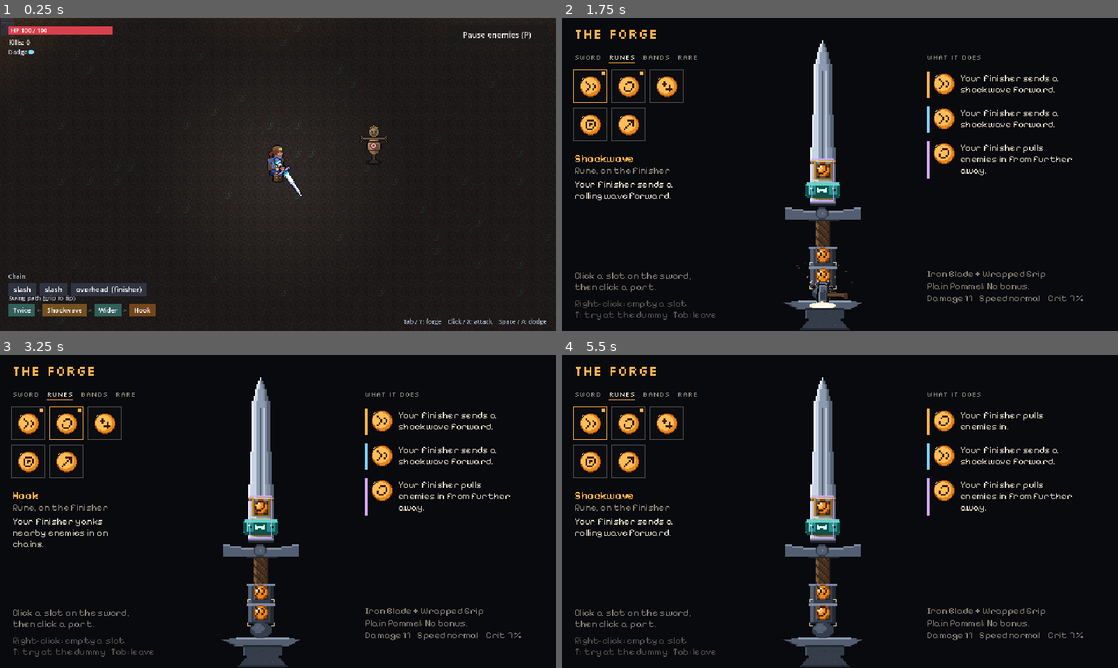
Above: before the commit, frames 1-4 (two rows, left to right).
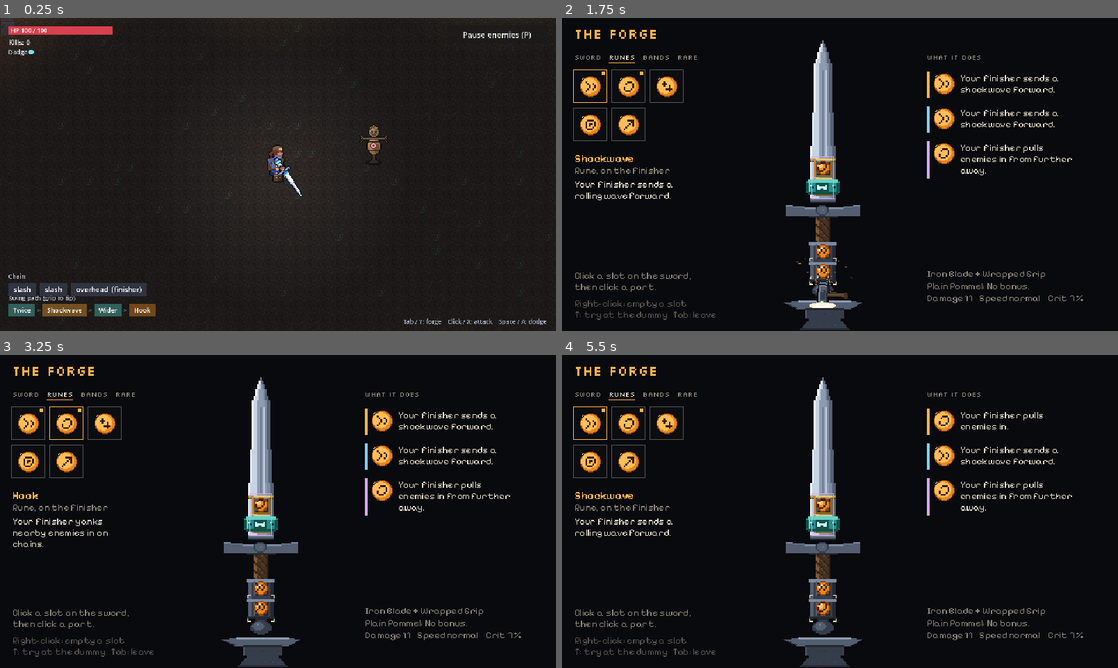
Above: after the commit, the same moments.

Repository: Durrannus/Modular-weapon-prototype
Game: Godot game, scene res://scenes/main.tscn
The game is run twice, just before and just after one commit, with the same random seed, the same clock (stepped at 60 frames per second) and the same inputs.
Inputs (mouse positions are in pixels of both pictures, inside the frame that each line leads up to):
- Up to frame 1 (0.25 s): no input
- Up to frame 2 (1.75 s): tap Enter (menu_place) at 0.5 s; move the mouse to (962, 158) at 0.52 s; hold D (move_right) 0.53-1.28 s; tap Tab (build) at 0.6, 1.55 s; click (962, 158) at 0.67 s; tap Space (dash) at 1.25 s; move the mouse to (728, 190) at 1.27 s; hold Escape (menu_back) from 1.28 s (still down); click (728, 190) at 1.35 s
- Up to frame 3 (3.25 s): move the mouse to (333, 442) at 2.02 s; release Escape (menu_back) at 2.03 s; hold D (move_right) 2.03-2.78 s; tap Tab (build) at 2.1, 3.05 s; move the mouse to (250, 574) at 2.77 s; hold W (move_up) from 2.78 s (still down); tap Space (dash) at 2.85 s; click (250, 574) at 2.92 s
- Up to frame 4 (5.5 s): tap Enter (menu_place) at 3.5 s; move the mouse to (1006, 558) at 3.52 s; release W (move_up) at 3.53 s; hold A (move_left) 3.53-5.03 s; tap P (toggle_spawning) at 3.6 s; tap Tab (build) at 3.8, 4.55, 5.3 s; move the mouse to (673, 464) at 4.27 s; tap Shift at 4.35 s; move the mouse to (867, 511) at 5.02 s; hold Escape (menu_back) from 5.03 s (still down); tap Backspace at 5.1 s; click (867, 511) at 5.17 s

The runs differ from the first frame. In frame 1, less than 0.1% of the frame differs, in the area x 49-51%, y 44-46%; in frame 2, 1.6%; in frame 3, 1.7%; in frame 4, 1.7%, in the area x 40-54%, y 7-91%.

Commit message:
Draw pommels on the sword with the art thread's sprites
Grips are re-exported without the baked-in knob; the pommel is drawn at
each grip's pommel_at, in hand and in the forge, with tray icons.

Co-Authored-By: Claude Opus 5.5 <noreply@anthropic.com>
Claude-Session: https://claude.ai/code/session_01PcDKVniojiiBvqTMPVHUry

Diff:
--- a/art/swing/swing_path.json
+++ b/art/swing/swing_path.json
@@ -168,6 +168,10 @@
     "pivot": [
      7.5,
      5.5
+    ],
+    "pommel_at": [
+     0,
+     12
     ]
    },
    "forge": {
@@ -186,6 +190,10 @@
     "pivot": [
      22.5,
      16.5
+    ],
+    "pommel_at": [
+     0,
+     36
     ]
    }
   },
@@ -216,6 +224,10 @@
     "pivot": [
      7.5,
      5.5
+    ],
+    "pommel_at": [
+     0,
+     16
     ]
    },
    "forge": {
@@ -240,6 +252,10 @@
     "pivot": [
      22.5,
      16.5
+    ],
+    "pommel_at": [
+     0,
+     48
     ]
    }
   },
@@ -276,6 +292,10 @@
     "pivot": [
      7.5,
      5.5
+    ],
+    "pommel_at": [
+     0,
+     20
     ]
    },
    "forge": {
@@ -306,6 +326,10 @@
     "pivot": [
      22.5,
      16.5
+    ],
+    "pommel_at": [
+     0,
+     60
     ]
    }
   },
@@ -336,6 +360,10 @@
     "pivot": [
      7.5,
      5.5
+    ],
+    "pommel_at": [
+     0,
+     19
     ]
    },
    "forge": {
@@ -360,6 +388,10 @@
     "pivot": [
      22.5,
      16.5
+    ],
+    "pommel_at": [
+     0,
+     57
     ]
    }
   },
@@ -390,6 +422,10 @@
     "pivot": [
      7.5,
      5.5
+    ],
+    "pommel_at": [
+     0,
+     16
     ]
    },
    "forge": {
@@ -414,6 +450,10 @@
     "pivot": [
      22.5,
      16.5
+    ],
+    "pommel_at": [
+     0,
+     48
     ]
    }
   }
@@ -849,5 +889,56 @@
    "text": "Rare. The bands on the rune below also boost the next rune above. One rule-bender per sword.",
    "note": "socket-sized like a rune stone; a violet cut gem"
   }
- }
+ },
+ "pommels": {
+  "plain_pommel": {
+   "name": "Plain Pommel",
+   "text": "No bonus.",
+   "hand_size": [
+    15,
+    4
+   ],
+   "forge_size": [
+    45,
+    12
+   ]
+  },
+  "keen_pommel": {
+   "name": "Keen Pommel",
+   "text": "Crit chance.",
+   "hand_size": [
+    15,
+    4
+   ],
+   "forge_size": [
+    45,
+    12
+   ]
+  },
+  "heavy_pommel": {
+   "name": "Heavy Pommel",
+   "text": "Crit damage.",
+   "hand_size": [
+    15,
+    4
+   ],
+   "forge_size": [
+    45,
+    12
+   ]
+  },
+  "light_pommel": {
+   "name": "Light Pommel",
+   "text": "Swing speed.",
+   "hand_size": [
+    15,
+    4
+   ],
+   "forge_size": [
+    45,
+    12
+   ]
+  }
+ },
+ "note_pommels": "Grips no longer have a knob baked in. Draw pommels/<id>_<scale>.png at the grip's pommel_at (plus the grip's offset in the sword frame), after the grip. The Ringed Grip keeps its band and its pommel hangs below it."
 }
--- a/scripts/player.gd
+++ b/scripts/player.gd
@@ -1068,7 +1068,7 @@
 	weapon_layer.draw_set_transform(hand, angle + PI * 0.5, Vector2(Art.PIXEL, Art.PIXEL))
 	var blade: String = weapon["blade"]
 	var grip: String = weapon["grip"]
-	SwordArt.draw(weapon_layer, blade, grip, weapon["line"], "hand", _slot_glow(), -SwordArt.pivot(blade, grip, "hand"))
+	SwordArt.draw(weapon_layer, blade, grip, weapon["line"], "hand", _slot_glow(), -SwordArt.pivot(blade, grip, "hand"), Color.WHITE, str(weapon.get("pommel", "plain_pommel")))
 	# The fist goes on the grip, on top of the sword.
 	var fist := Art.texture("body/hand.png")
 	if fist != null:
--- a/scripts/ui/swing_forge.gd
+++ b/scripts/ui/swing_forge.gd
@@ -399,7 +399,11 @@
 					_:
 						root.draw_colored_polygon(PackedVector2Array([center + Vector2(0, -8), center + Vector2(7, 0), center + Vector2(0, 8), center + Vector2(-7, 0)]), c)
 		"pommels":
-			# No pommel art yet: a round knob in the pommel's colour.
+			var ptex := Art.texture("swing/pommels/%s_icon.png" % id)
+			if ptex != null:
+				root.draw_texture(ptex, (center - ptex.get_size() * 0.5).round())
+				return
+			# No art: a round knob in the pommel's colour.
 			var pc: Color = SwingBuild.POMMELS[id]["color"]
 			root.draw_circle(center, 8.0, pc.darkened(0.55))
 			root.draw_circle(center, 6.5, pc)
@@ -571,7 +575,7 @@
 	if anvil != null:
 		root.draw_texture(anvil, Vector2(CENTRE_X - anvil.get_width() * 0.5, sword_bottom - 2).round())
 	root.draw_set_transform(top, 0.0, Vector2(zoom, zoom))
-	SwordArt.draw(root, blade, grip, build.line, "forge", {}, Vector2.ZERO)
+	SwordArt.draw(root, blade, grip, build.line, "forge", {}, Vector2.ZERO, Color.WHITE, build.pommel)
 	root.draw_set_transform(Vector2.ZERO, 0.0, Vector2.ONE)
 	# Group outlines.
 	var info: Dictionary = stats["slot_info"]
@@ -634,7 +638,7 @@
 func _draw_heat_mask() -> void:
 	if sword_size != Vector2.ZERO:
 		heat_mask.draw_set_transform(sword_top, 0.0, Vector2(zoom, zoom))
-		SwordArt.draw(heat_mask, build.blade, build.grip, build.line, "forge", {}, Vector2.ZERO)
+		SwordArt.draw(heat_mask, build.blade, build.grip, build.line, "forge", {}, Vector2.ZERO, Color.WHITE, build.pommel)
 		heat_mask.draw_set_transform(Vector2.ZERO, 0.0, Vector2.ONE)
 
 
--- a/scripts/weapon/swing_build.gd
+++ b/scripts/weapon/swing_build.gd
@@ -37,7 +37,7 @@
 const POMMELS := {
 	"plain_pommel": {"name": "Plain Pommel", "desc": "No bonus.", "color": Color("#8a8f99")},
 	"keen_pommel": {"name": "Keen Pommel", "crit": 0.08, "desc": "+8% crit chance.", "color": Color("#7fd0ff")},
-	"heavy_pommel": {"name": "Heavy Pommel", "crit_damage": 0.4, "desc": "Crits deal +40% more damage.", "color": Color("#c98a4a")},
+	"heavy_pommel": {"name": "Heavy Pommel", "crit_damage": 0.4, "desc": "+40% crit damage.", "color": Color("#c98a4a")},
 	"light_pommel": {"name": "Light Pommel", "speed": 0.1, "desc": "+10% swing speed.", "color": Color("#e8e2b0")},
 }
 const POMMEL_ORDER := ["plain_pommel", "keen_pommel", "heavy_pommel", "light_pommel"]
--- a/scripts/weapon/sword_art.gd
+++ b/scripts/weapon/sword_art.gd
@@ -33,7 +33,11 @@
 
 static func frame_size(blade: String, grip: String, scale: String) -> Vector2:
 	var g: Array = _part("grips", grip, scale).get("size", [15.0 * _k(scale), 19.0 * _k(scale)])
-	return Vector2(15.0 * _k(scale), blade_size(blade, scale).y + float(g[1]))
+	# The pommel hangs a little below the grip (more on the Ringed grip).
+	var pa: Array = _part("grips", grip, scale).get("pommel_at", [0, g[1]])
+	var ph: float = 4.0 * _k(scale)
+	var below := maxf(float(pa[1]) + ph - float(g[1]), 0.0)
+	return Vector2(15.0 * _k(scale), blade_size(blade, scale).y + float(g[1]) + below)
 
 
 ## Where the hand holds the sword, in frame pixels: the middle of the grip's hold,
@@ -66,7 +70,7 @@
 
 ## lit: slot index -> 0..1. A slot above 0.4 swaps to its _lit image.
 static func draw(ci: CanvasItem, blade: String, grip: String, line: Array, scale: String,
-		lit: Dictionary, origin := Vector2.ZERO, tint := Color.WHITE) -> void:
+		lit: Dictionary, origin := Vector2.ZERO, tint := Color.WHITE, pommel := "plain_pommel") -> void:
 	var gs := int(SwingBuild.GRIPS[grip]["slots"])
 	var blade_tex := Art.texture(DIR + "blades/%s_%s.png" % [blade, scale])
 	var grip_tex := Art.texture(DIR + "grips/%s_%s.png" % [grip, scale])
@@ -74,6 +78,10 @@
 		ci.draw_texture(blade_tex, origin + Vector2(4.0 * _k(scale), 0), tint)
 	if grip_tex != null:
 		ci.draw_texture(grip_tex, origin + grip_origin(blade, scale), tint)
+	var pommel_tex := Art.texture(DIR + "pommels/%s_%s.png" % [pommel, scale])
+	var pa: Array = _part("grips", grip, scale).get("pommel_at", [])
+	if pommel_tex != null and not pa.is_empty():
+		ci.draw_texture(pommel_tex, origin + grip_origin(blade, scale) + Vector2(pa[0], pa[1]), tint)
 	for i in line.size():
 		var id: String = line[i]
 		if id == "":
Binary file changed: art/swing/grips/gilded_grip_forge.png
Binary file changed: art/swing/grips/gilded_grip_hand.png
Binary file changed: art/swing/grips/long_grip_forge.png
Binary file changed: art/swing/grips/long_grip_hand.png
Binary file changed: art/swing/grips/ringed_grip_forge.png
Binary file changed: art/swing/grips/ringed_grip_hand.png
Binary file changed: art/swing/grips/wooden_grip_forge.png
Binary file changed: art/swing/grips/wooden_grip_hand.png
Binary file changed: art/swing/grips/wrapped_grip_forge.png
Binary file changed: art/swing/grips/wrapped_grip_hand.png
Binary file added: art/swing/pommels/heavy_pommel_forge.png
Binary file added: art/swing/pommels/heavy_pommel_hand.png
(and 11 more such lines)
